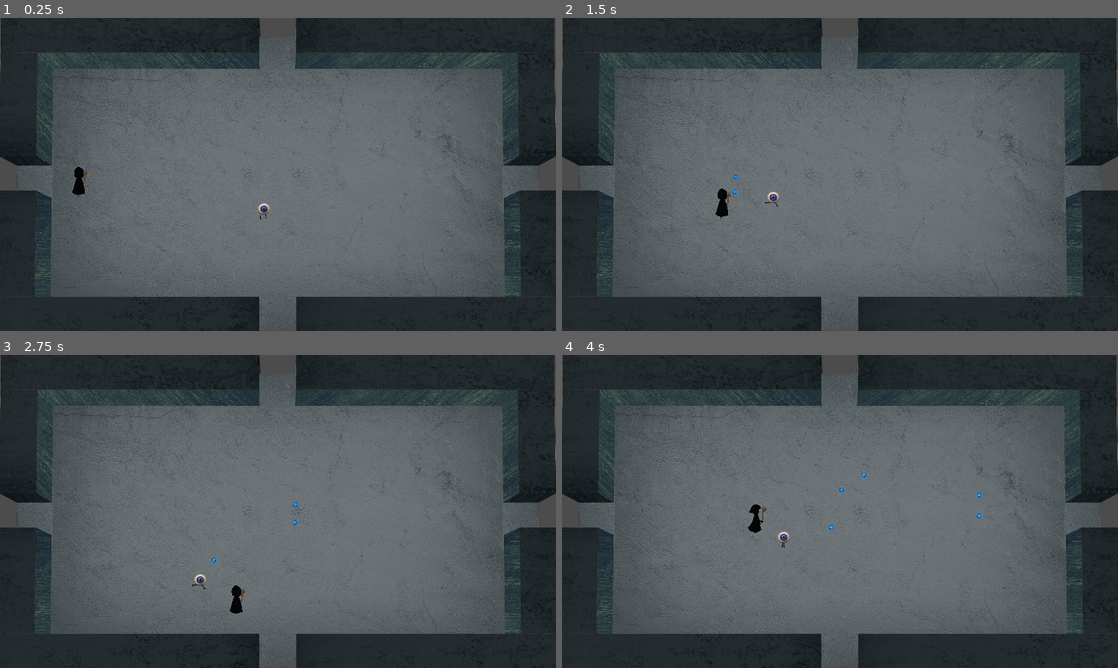
Above: before the commit, frames 1-4 (two rows, left to right).
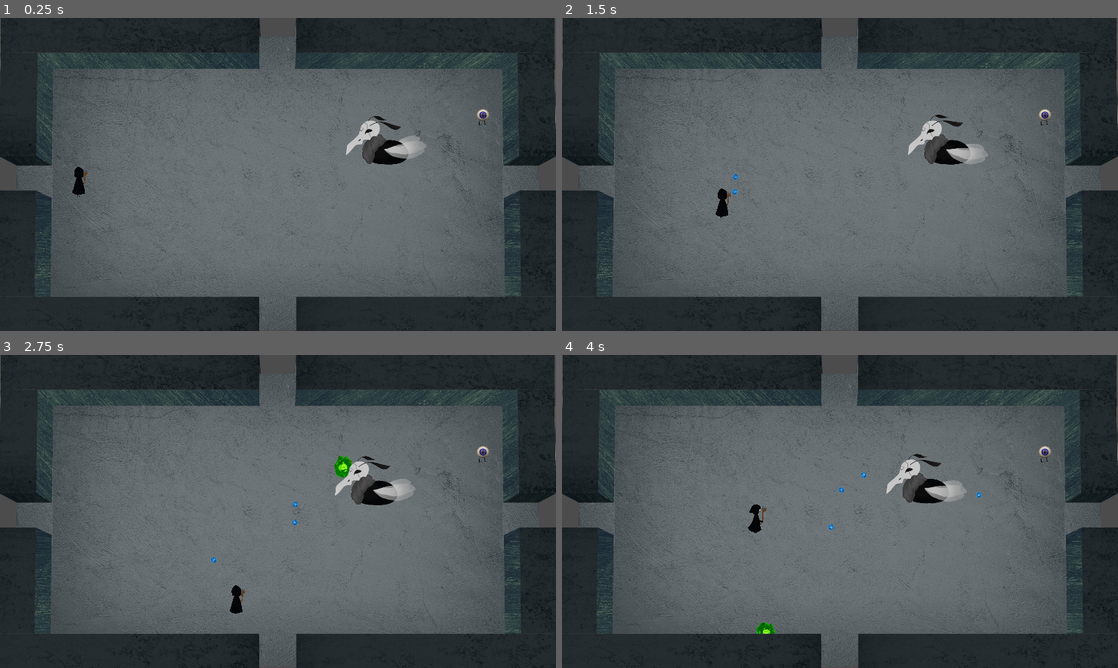
Above: after the commit, the same moments.

Repository: fleet3123/ggj2021
Game: Godot game, scene res://main.tscn
The game is run twice, just before and just after one commit, with the same random seed, the same clock (stepped at 60 frames per second) and the same inputs.
Inputs (mouse positions are in pixels of both pictures, inside the frame that each line leads up to):
- Up to frame 1 (0.25 s): no input
- Up to frame 2 (1.5 s): move the mouse to (962, 158) at 0.52 s; hold D (move_right) 0.53-1.28 s; tap Space (interact) at 0.6, 1.35 s; move the mouse to (728, 190) at 1.27 s; hold S (move_down) from 1.28 s (still down)
- Up to frame 3 (2.75 s): move the mouse to (333, 442) at 2.02 s; release S (move_down) at 2.03 s; hold D (move_right) from 2.03 s (still down); tap Space (interact) at 2.1 s
- Up to frame 4 (4 s): move the mouse to (812, 574) at 2.77 s; release D (move_right) at 2.78 s; hold W (move_up) 2.78-3.53 s; tap Space (interact) at 2.85, 3.6 s; move the mouse to (1006, 558) at 3.52 s; hold A (move_left) from 3.53 s (still down)

The runs differ from the first frame. In frame 1, 1.2% of the frame differs, in the area x 46-88%, y 29-65%; in frame 2, 1.2%; in frame 3, 1.4%, in the area x 34-88%, y 29-75%; in frame 4, 1.3%.

Commit message:
Added Exit Script

Diff:
--- /dev/null
+++ b/Scripts/Exit.gd
@@ -0,0 +1,5 @@
+extends Area2D
+
+func _on_Exit_body_entered(body):
+    if body == owner.get_node ( "Player" ):
+            get_tree().reload_current_scene()
--- a/main.tscn
+++ b/main.tscn
@@ -1,11 +1,20 @@
-[gd_scene load_steps=5 format=2]
+[gd_scene load_steps=8 format=2]
 
 [ext_resource path="res://Actors/Player.tscn" type="PackedScene" id=1]
 [ext_resource path="res://Actors/EyeGuy_enemy.tscn" type="PackedScene" id=2]
 [ext_resource path="res://audio/Music/map_of_the_unknown.ogg" type="AudioStream" id=3]
 [ext_resource path="res://RaumMap.tscn" type="PackedScene" id=4]
+[ext_resource path="res://Actors/Enemy3.tscn" type="PackedScene" id=5]
+[ext_resource path="res://Scripts/Exit.gd" type="Script" id=6]
+
+[sub_resource type="RectangleShape2D" id=1]
+extents = Vector2( 24, 40 )
 
 [node name="MainScene" type="Node2D"]
+
+[node name="Enemy3" parent="." instance=ExtResource( 5 )]
+position = Vector2( 888, 432 )
+scale = Vector2( 0.75, 0.75 )
 
 [node name="Room1" parent="." instance=ExtResource( 4 )]
 scale = Vector2( 0.689167, 0.646702 )
@@ -18,6 +27,15 @@
 autoplay = true
 
 [node name="EyeGuy" parent="." instance=ExtResource( 2 )]
-position = Vector2( 608, 448 )
+position = Vector2( 1112, 232 )
 scale = Vector2( 0.344584, 0.323351 )
 player_path = NodePath("../Player")
+
+[node name="Exit" type="Area2D" parent="."]
+position = Vector2( 80, 376 )
+script = ExtResource( 6 )
+
+[node name="CollisionShape2D" type="CollisionShape2D" parent="Exit"]
+position = Vector2( -32, 0 )
+shape = SubResource( 1 )
+[connection signal="body_entered" from="Exit" to="Exit" method="_on_Exit_body_entered"]
